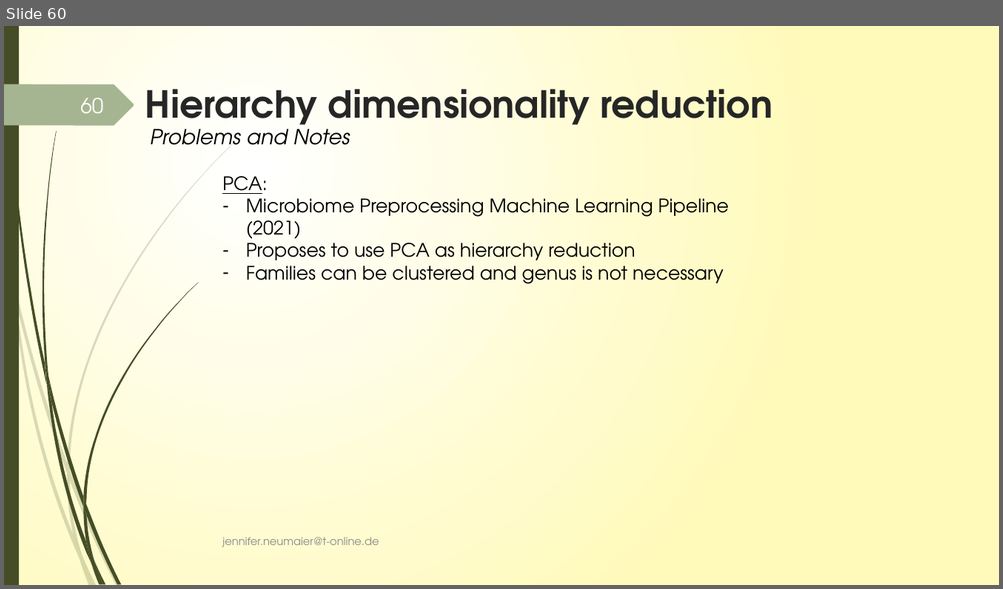
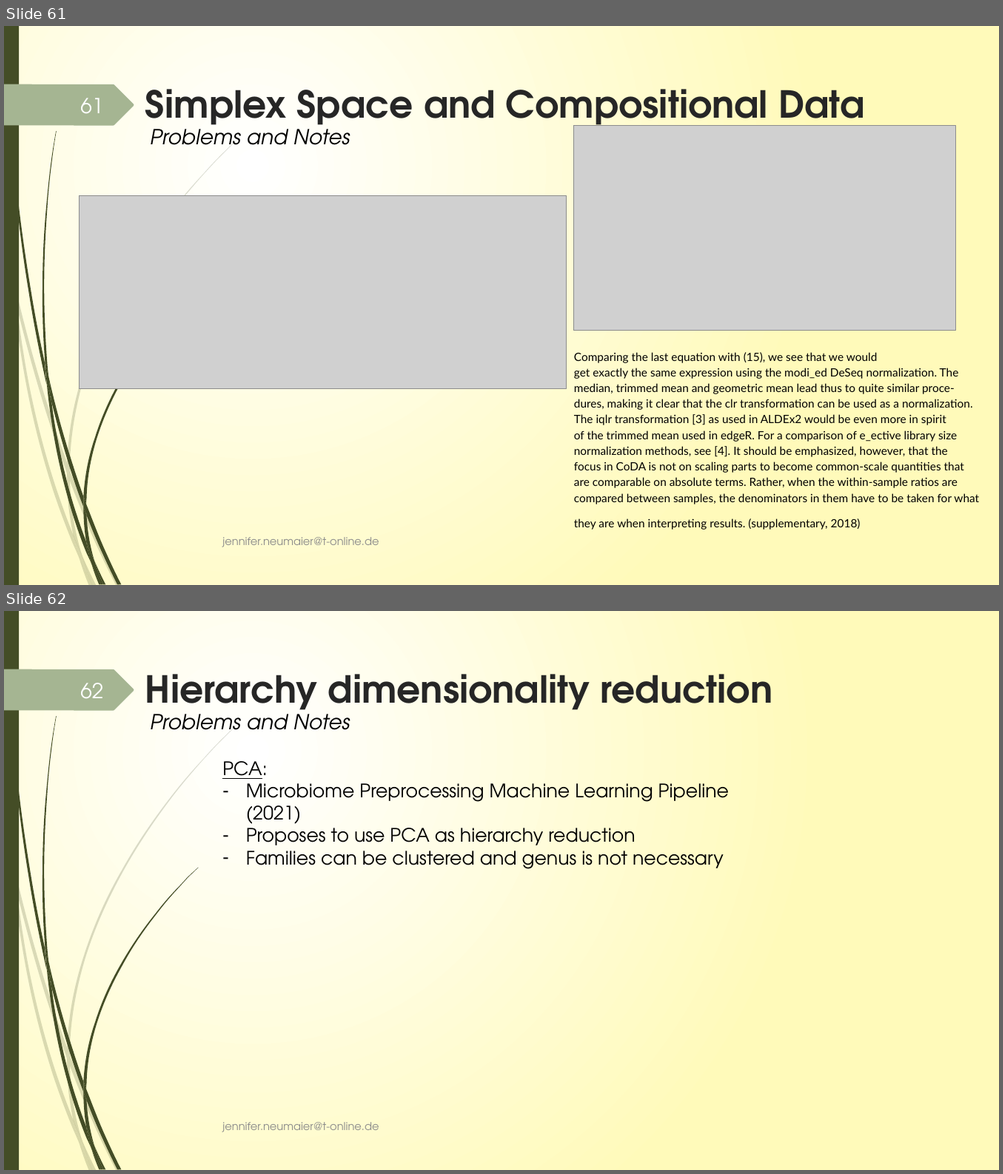
Before and after one commit to JenniferNeumaier/ml_coda, a slide deck: doc/Project_structure_notes.pptx. Shown one above the other, each under a label of ours: slide 60 before the commit, slides 61 and 62 after it. The pictures are 1003x589 and 1003x1174 pixels, drawn with LibreOffice and Linux fonts; fonts in the diff are those of the drawing; grey boxes stand for pictures. Boxes give left, top, right and bottom in pixels: in the first picture for what was removed or moved away, otherwise in the second. Text is boxed around its words. In the diff, an @@ line names an element or a change of style, - is before the commit and + after.

```diff
--- a/doc/Project_structure_notes.pptx
+++ b/doc/Project_structure_notes.pptx
@@ slide 61 added at [4,26,999,585], background gradient #FFFFFF to #FFFABB; not listed: 24 template elements that a slide beside it also shows @@
@@ title added at [145,89,864,134], 36 pt, text #262626, bold @@
+Simplex Space and Compositional Data
@@ page number added at [80,98,103,113], 20 pt, text #FEFFFF @@
+61
@@ text added at [150,122,350,145], 20 pt, text #000000, italic @@
+Problems and Notes
@@ picture added at [574,126,956,330] @@
@@ picture added at [79,195,566,389] @@
@@ text added at [574,352,979,530], 11 pt, text #000000 @@
+Comparing the last equation with (15), we see that we would
+get exactly the same expression using the modi_ed DeSeq normalization. The
+median, trimmed mean and geometric mean lead thus to quite similar proce-
+dures, making it clear that the clr transformation can be used as a normalization.
+The iqlr transformation [3] as used in ALDEx2 would be even more in spirit
+of the trimmed mean used in edgeR. For a comparison of e_ective library size
+normalization methods, see [4]. It should be emphasized, however, that the
+focus in CoDA is not on scaling parts to become common-scale quantities that
+are comparable on absolute terms. Rather, when the within-sample ratios are
+compared between samples, the denominators in them have to be taken for what
+they are when interpreting results. (supplementary, 2018)
@@ text added at [222,537,378,548], 10.5 pt, text #8C8C8C @@
+jennifer.neumaier@t-online.de
@@ what was slide 60 is now slide 62 @@
@@ page number at [80,683,103,698]: text changed @@
-60
+62
```
Also in this commit, not shown: 27 slides changed, 1 other slide added, 4 other files.
